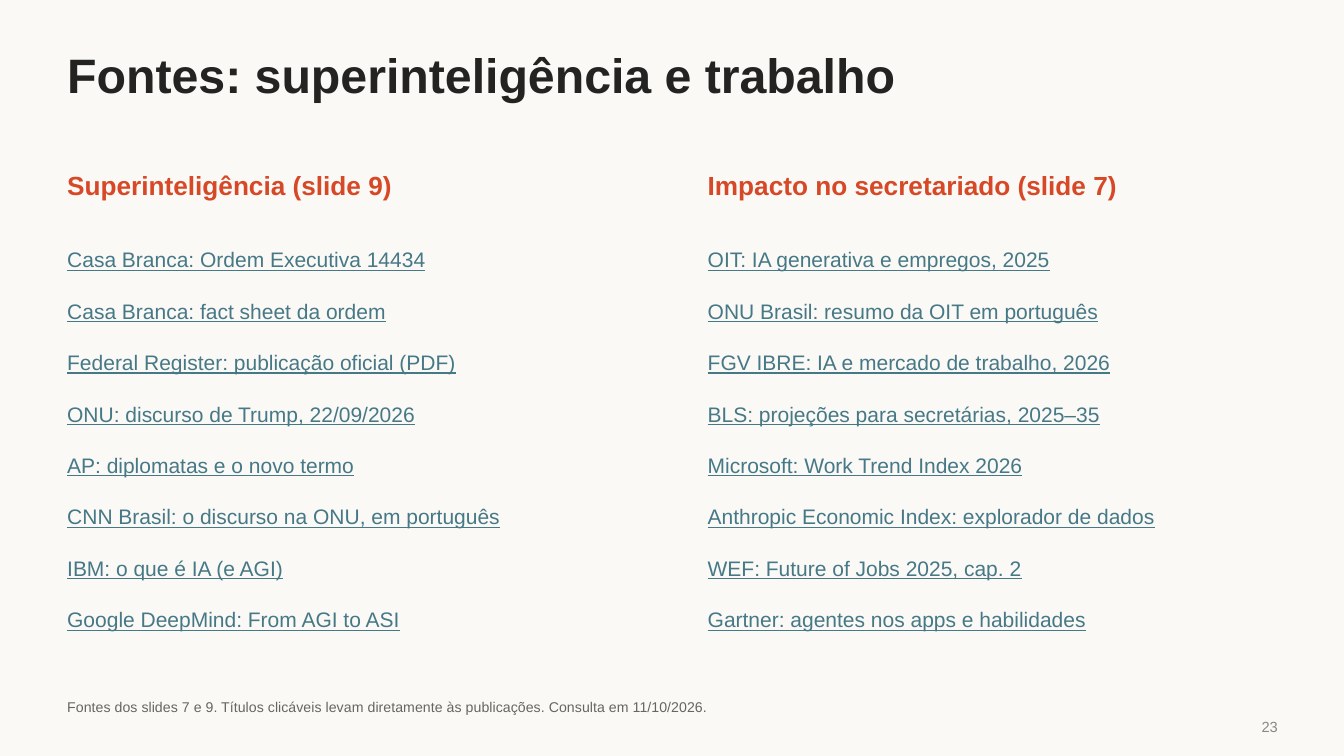
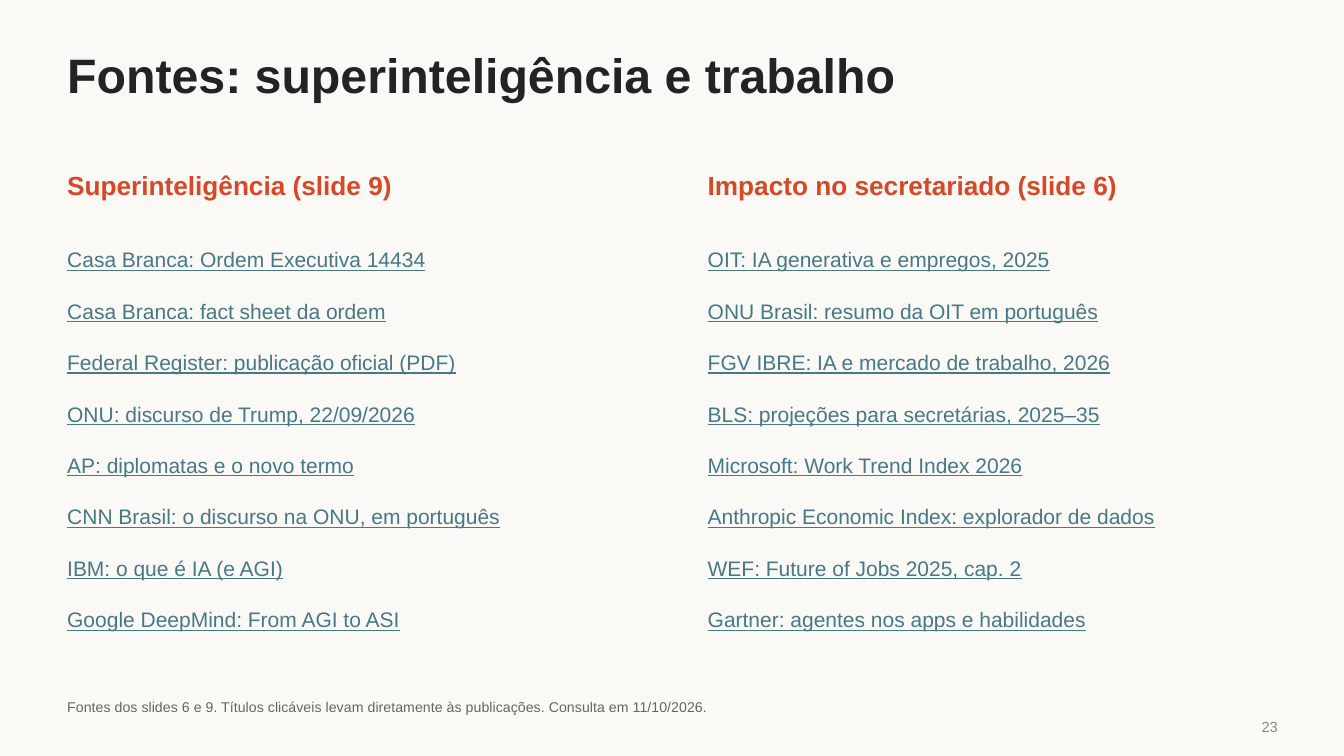
Before and after one commit to LawrenceTeixeira/Secretariado, a slide deck: slide 23 of Lawrence Teixeira - Agentes de IA.pptx. Drawn at 1344x756 pixels with LibreOffice and Linux fonts; fonts in the diff are those of the drawing. Boxes give left, top, right and bottom in pixels: in the first picture for what was removed or moved away, otherwise in the second. Text is boxed around its words. In the diff, an @@ line names an element or a change of style, - is before the commit and + after.

Commit message:
Atualiza documentação e slides para a palestra sobre agentes de IA no secretariado, incluindo correções de referências a slides, ajustes em instruções de uso da skill e melhorias na apresentação de exemplos. Renomeia pastas e arquivos para refletir as mudanças nos slides e atualiza links para exemplos prontos. Corrige imagens e referências no README.md.

```diff
--- a/Lawrence Teixeira - Agentes de IA.pptx
+++ b/Lawrence Teixeira - Agentes de IA.pptx
@@ text at bbox=[708, 176, 1116, 201]: text changed @@
-Impacto no secretariado (slide 7)
+Impacto no secretariado (slide 6)
@@ text at bbox=[67, 701, 707, 715]: text changed @@
-Fontes dos slides 7 e 9. Títulos clicáveis levam diretamente às publicações. Consulta em 11/10/2026.
+Fontes dos slides 6 e 9. Títulos clicáveis levam diretamente às publicações. Consulta em 11/10/2026.
```
Also in this commit, not shown: 4 other slides changed, 5 other files.
